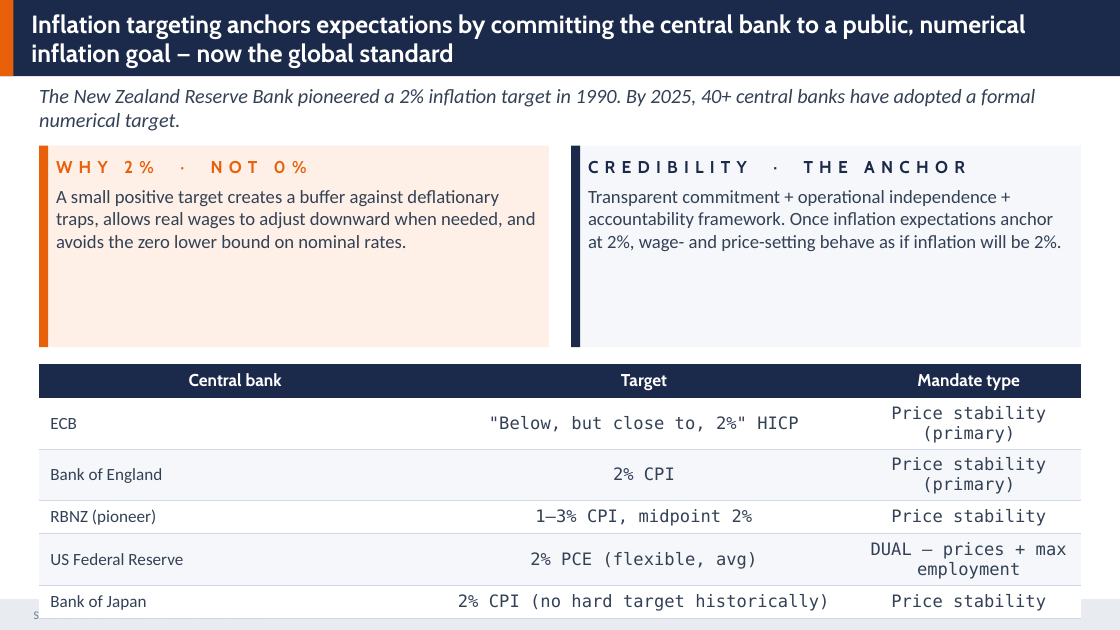
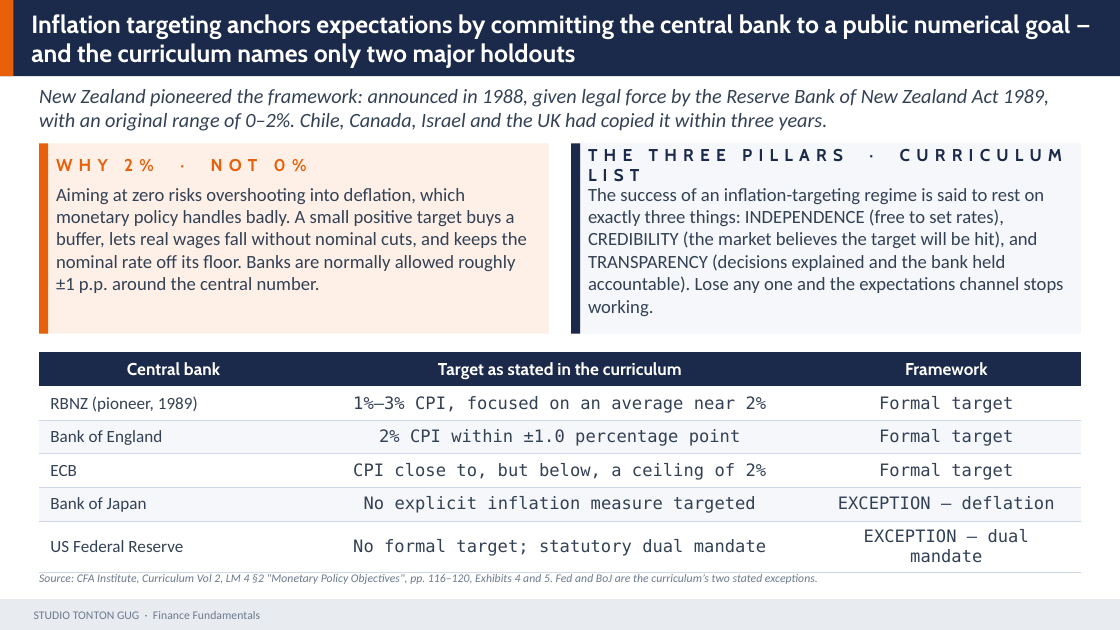
Before and after one commit to Gug4ever/Tonton_Gug_Studio, a slide deck: slide 12 of assets/finance/D05_Macro_Policy_FX.pptx. Drawn at 1120x630 pixels with LibreOffice and Linux fonts; fonts in the diff are those of the drawing. Boxes give left, top, right and bottom in pixels: in the first picture for what was removed or moved away, otherwise in the second. Text is boxed around its words. In the diff, an @@ line names an element or a change of style, - is before the commit and + after.

```diff
--- a/assets/finance/D05_Macro_Policy_FX.pptx
+++ b/assets/finance/D05_Macro_Policy_FX.pptx
@@ text at (x1=31, y1=14, x2=1070, y2=68): text changed @@
-Inflation targeting anchors expectations by committing the central bank to a public, numerical inflation goal — now the global standard
+Inflation targeting anchors expectations by committing the central bank to a public numerical goal — and the curriculum names only two major holdouts
@@ text at (x1=39, y1=89, x2=1049, y2=131): text changed @@
-The New Zealand Reserve Bank pioneered a 2% inflation target in 1990. By 2025, 40+ central banks have adopted a formal numerical target.
+New Zealand pioneered the framework: announced in 1988, given legal force by the Reserve Bank of New Zealand Act 1989, with an original range of 0–2%. Chile, Canada, Israel and the UK had copied it within three years.
@@ rectangle resized from (x1=39, y1=146, x2=549, y2=347) to (x1=39, y1=143, x2=549, y2=334) @@
@@ rectangle resized from (x1=39, y1=146, x2=48, y2=347) to (x1=39, y1=143, x2=48, y2=334) @@
@@ rectangle resized from (x1=571, y1=146, x2=1081, y2=347) to (x1=571, y1=143, x2=1081, y2=334) @@
@@ rectangle resized from (x1=571, y1=146, x2=580, y2=347) to (x1=571, y1=143, x2=580, y2=334) @@
@@ text at (x1=588, y1=149, x2=1062, y2=162): text changed @@
-CREDIBILITY · THE ANCHOR
+THE THREE PILLARS · CURRICULUM LIST
@@ text at (x1=56, y1=188, x2=527, y2=293): text changed @@
-A small positive target creates a buffer against deflationary traps, allows real wages to adjust downward when needed, and avoids the zero lower bound on nominal rates.
+Aiming at zero risks overshooting into deflation, which monetary policy handles badly. A small positive target buys a buffer, lets real wages fall without nominal cuts, and keeps the nominal rate off its floor. Banks are normally allowed roughly ±1 p.p. around the central number.
@@ text at (x1=588, y1=188, x2=1064, y2=316): text changed @@
-Transparent commitment + operational independence + accountability framework. Once inflation expectations anchor at 2%, wage- and price-setting behave as if inflation will be 2%.
+The success of an inflation-targeting regime is said to rest on exactly three things: INDEPENDENCE (free to set rates), CREDIBILITY (the market believes the target will be hit), and TRANSPARENCY (decisions explained and the bank held accountable). Lose any one and the expectations channel stops working.
@@ table at (x1=39, y1=353, x2=1081, y2=567) @@
-row 1, column 2: Target
+row 1, column 2: Target as stated in the curriculum
-row 1, column 3: Mandate type
+row 1, column 3: Framework
-row 2: ECB | "Below, but close to, 2%" HICP | Price stability (primary)
+row 2: RBNZ (pioneer, 1989) | 1%–3% CPI, focused on an average near 2% | Formal target
-row 3, column 2: 2% CPI
+row 3, column 2: 2% CPI within ±1.0 percentage point
-row 3, column 3: Price stability (primary)
+row 3, column 3: Formal target
-row 4: RBNZ (pioneer) | 1–3% CPI, midpoint 2% | Price stability
+row 4: ECB | CPI close to, but below, a ceiling of 2% | Formal target
-row 5: US Federal Reserve | 2% PCE (flexible, avg) | DUAL — prices + max employment
+row 5: Bank of Japan | No explicit inflation measure targeted | EXCEPTION — deflation
-row 6: Bank of Japan | 2% CPI (no hard target historically) | Price stability
+row 6: US Federal Reserve | No formal target; statutory dual mandate | EXCEPTION — dual mandate
@@ table resized from (x1=39, y1=364, x2=1081, y2=615) to (x1=39, y1=353, x2=1081, y2=567) @@
@@ text at (x1=39, y1=574, x2=818, y2=584): text changed @@
-Source: CFA Institute, Curriculum Vol 2, Learning Module 4, §2 "Monetary Policy Objectives", pp. 132–142.
+Source: CFA Institute, Curriculum Vol 2, LM 4 §2 "Monetary Policy Objectives", pp. 116–120, Exhibits 4 and 5. Fed and BoJ are the curriculum’s two stated exceptions.
```
Also in this commit, not shown: 29 other slides changed, 1 slide added, 1 slide removed, 9 other files.
